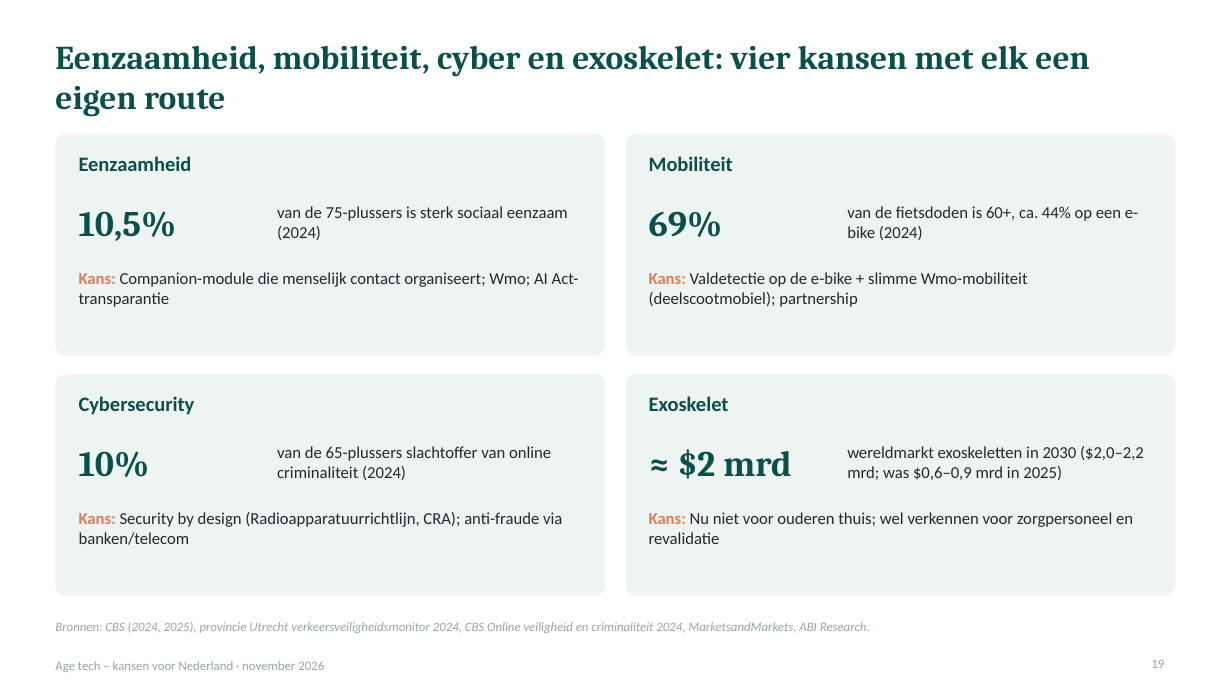
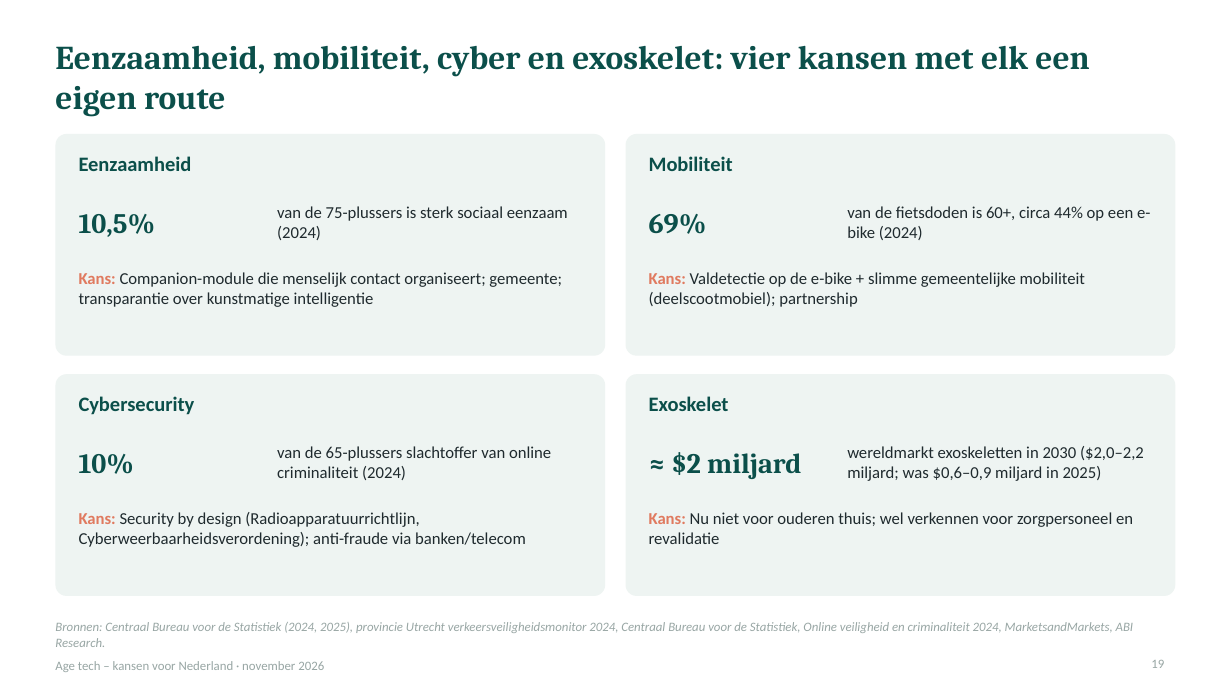
Before and after one commit to robruijn/Four-Seasons-Rome-2026, a slide deck: slide 19 of AgeTech_kansen_Nederland.pptx. Drawn at 1232x693 pixels with LibreOffice and Linux fonts; fonts in the diff are those of the drawing. Boxes give left, top, right and bottom in pixels: in the first picture for what was removed or moved away, otherwise in the second. Text is boxed around its words. In the diff, an @@ line names an element or a change of style, - is before the commit and + after.

```diff
--- a/AgeTech_kansen_Nederland.pptx
+++ b/AgeTech_kansen_Nederland.pptx
@@ text at (x1=847, y1=206, x2=1150, y2=240): text changed @@
-van de fietsdoden is 60+, ca. 44% op een e-bike (2024)
+van de fietsdoden is 60+, circa 44% op een e-bike (2024)
@@ text at (x1=79, y1=272, x2=562, y2=307): text changed @@
-Kans: Companion-module die menselijk contact organiseert; Wmo; AI Act-transparantie
+Kans: Companion-module die menselijk contact organiseert; gemeente; transparantie over kunstmatige intelligentie
@@ text at (x1=649, y1=272, x2=1085, y2=307): text changed @@
-Kans: Valdetectie op de e-bike + slimme Wmo-mobiliteit (deelscootmobiel); partnership
+Kans: Valdetectie op de e-bike + slimme gemeentelijke mobiliteit (deelscootmobiel); partnership
@@ size 28 to 22 pt in 3 elements at (x1=79, y1=214, x2=156, y2=237), (x1=649, y1=214, x2=707, y2=234), (x1=79, y1=454, x2=134, y2=474) @@
@@ text at (x1=847, y1=446, x2=1144, y2=481): text changed @@
-wereldmarkt exoskeletten in 2030 ($2,0–2,2 mrd; was $0,6–0,9 mrd in 2025)
+wereldmarkt exoskeletten in 2030 ($2,0–2,2 miljard; was $0,6–0,9 miljard in 2025)
@@ text at (x1=671, y1=452, x2=801, y2=479): text changed; size 28 to 22 pt @@
-≈ $2 mrd
+≈ $2 miljard
@@ text at (x1=79, y1=512, x2=526, y2=547): text changed @@
-Kans: Security by design (Radioapparatuurrichtlijn, CRA); anti-fraude via banken/telecom
+Kans: Security by design (Radioapparatuurrichtlijn, Cyberweerbaarheidsverordening); anti-fraude via banken/telecom
@@ text at (x1=55, y1=622, x2=1134, y2=647): text changed @@
-Bronnen: CBS (2024, 2025), provincie Utrecht verkeersveiligheidsmonitor 2024, CBS Online veiligheid en criminaliteit 2024, MarketsandMarkets, ABI Research.
+Bronnen: Centraal Bureau voor de Statistiek (2024, 2025), provincie Utrecht verkeersveiligheidsmonitor 2024, Centraal Bureau voor de Statistiek, Online veiligheid en criminaliteit 2024, MarketsandMarkets, ABI Research.
```
Also in this commit, not shown: 42 other slides changed.
